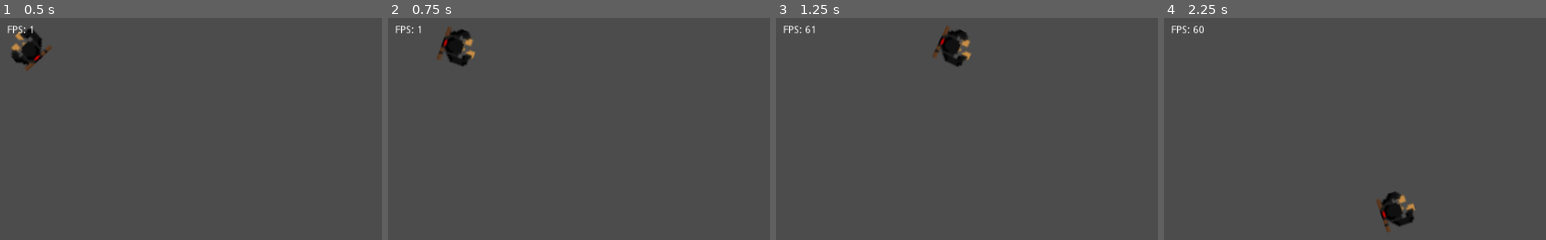
Above: before the commit, frames 1-4 (left to right).
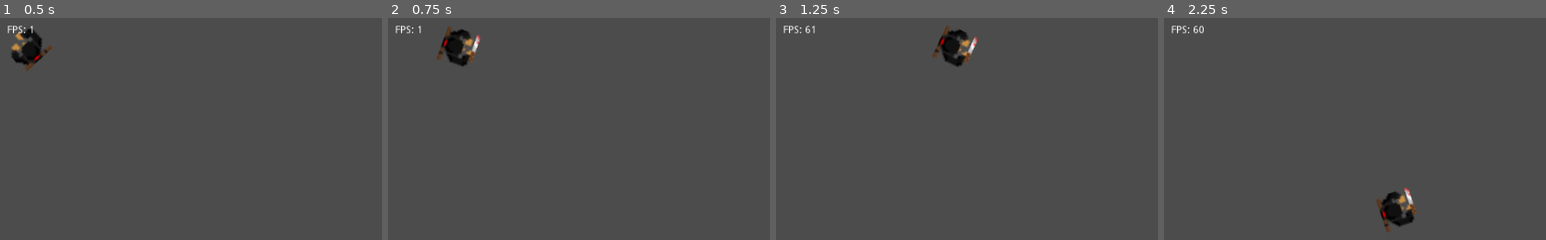
Above: after the commit, the same moments.

Repository: RohitAmbati1/Ninja-Game
Game: Godot game, scene res://Main.tscn
The game is run twice, just before and just after one commit, with the same random seed, the same clock (stepped at 60 frames per second) and the same inputs.
Inputs (mouse positions are in pixels of both pictures, inside the frame that each line leads up to):
- Up to frame 1 (0.5 s): no input
- Up to frame 2 (0.75 s): tap Enter at 0.5 s; move the mouse to (outside the picture) at 0.52 s; hold D (right) from 0.53 s (still down); click (outside the picture) at 0.6 s
- Up to frame 3 (1.25 s): keep holding D (right)
- Up to frame 4 (2.25 s): move the mouse to (outside the picture) at 1.27 s; release D (right) at 1.28 s; hold S (down) 1.28-2.03 s; click (outside the picture) at 1.35 s; move the mouse to (outside the picture) at 2.02 s; hold D (right) from 2.03 s (still down); click (outside the picture) at 2.1 s

Frame 1 is identical in both runs. In frame 2, 0.1% of the frame differs, in the area x 21-25%, y 7-20%; in frame 3, 0.1%; in frame 4, 0.1%.

Commit message:
added sword and gave it visibility controls

Diff:
--- /dev/null
+++ b/Knife.gd
@@ -0,0 +1,16 @@
+extends Area2D
+
+
+# Declare member variables here. Examples:
+# var a = 2
+# var b = "text"
+
+
+
+# Called when the node enters the scene tree for the first time.
+func _ready():
+	self.visible = false
+
+# Called every frame. 'delta' is the elapsed time since the previous frame.
+#func _process(delta):
+#	pass
--- a/Main.tscn
+++ b/Main.tscn
@@ -1,28 +1,11 @@
-[gd_scene load_steps=5 format=2]
+[gd_scene load_steps=3 format=2]
 
-[ext_resource path="res://Ninja Game Sprites.png" type="Texture" id=1]
-[ext_resource path="res://Player.gd" type="Script" id=2]
+[ext_resource path="res://Player.tscn" type="PackedScene" id=1]
 [ext_resource path="res://Fixed_UI.gd" type="Script" id=3]
-
-[sub_resource type="CapsuleShape2D" id=1]
-radius = 8.5
-height = 0.5
 
 [node name="Main" type="Node2D"]
 
-[node name="Player" type="KinematicBody2D" parent="."]
-position = Vector2( 38, 41 )
-scale = Vector2( 3, 3 )
-script = ExtResource( 2 )
-
-[node name="Sprite" type="Sprite" parent="Player"]
-rotation = 1.5708
-texture = ExtResource( 1 )
-region_enabled = true
-region_rect = Rect2( 40, 8, 17, 16 )
-
-[node name="Hitbox" type="CollisionShape2D" parent="Player"]
-shape = SubResource( 1 )
+[node name="Player" parent="." instance=ExtResource( 1 )]
 
 [node name="Fixed UI" type="CanvasLayer" parent="."]
 script = ExtResource( 3 )
--- a/Player.gd
+++ b/Player.gd
@@ -5,6 +5,7 @@
 # var a = 2
 # var b = "text"
 export (int) var speed = 300
+onready var knife = $Knife
 
 # Called when the node enters the scene tree for the first time.
 func _ready():
@@ -31,3 +32,6 @@
 	self.move_and_slide(movement)
 
 	self.look_at(get_global_mouse_position())
+
+	if Input.is_action_just_pressed("attack"):
+		self.knife.visible = not self.knife.visible
--- /dev/null
+++ b/Player.tscn
@@ -0,0 +1,40 @@
+[gd_scene load_steps=6 format=2]
+
+[ext_resource path="res://Ninja Game Sprites.png" type="Texture" id=1]
+[ext_resource path="res://Player.gd" type="Script" id=2]
+[ext_resource path="res://Knife.gd" type="Script" id=3]
+
+[sub_resource type="CapsuleShape2D" id=1]
+radius = 8.5
+height = 0.5
+
+[sub_resource type="RectangleShape2D" id=2]
+extents = Vector2( 6.66667, 1 )
+
+[node name="Player" type="KinematicBody2D"]
+position = Vector2( 38, 41 )
+scale = Vector2( 3, 3 )
+script = ExtResource( 2 )
+
+[node name="Sprite" type="Sprite" parent="."]
+rotation = 1.5708
+texture = ExtResource( 1 )
+region_enabled = true
+region_rect = Rect2( 40, 8, 17, 16 )
+
+[node name="Hitbox" type="CollisionShape2D" parent="."]
+shape = SubResource( 1 )
+
+[node name="Knife" type="Area2D" parent="."]
+visible = false
+position = Vector2( 7, -2 )
+rotation = 1.5708
+script = ExtResource( 3 )
+
+[node name="Sprite" type="Sprite" parent="Knife"]
+texture = ExtResource( 1 )
+region_enabled = true
+region_rect = Rect2( 8, 8, 13, 2 )
+
+[node name="CollisionShape2D" type="CollisionShape2D" parent="Knife"]
+shape = SubResource( 2 )
--- a/project.godot
+++ b/project.godot
@@ -36,6 +36,11 @@
 "events": [ Object(InputEventKey,"resource_local_to_scene":false,"resource_name":"","device":0,"alt":false,"shift":false,"control":false,"meta":false,"command":false,"pressed":false,"scancode":0,"physical_scancode":68,"unicode":0,"echo":false,"script":null)
  ]
 }
+attack={
+"deadzone": 0.5,
+"events": [ Object(InputEventMouseButton,"resource_local_to_scene":false,"resource_name":"","device":0,"alt":false,"shift":false,"control":false,"meta":false,"command":false,"button_mask":0,"position":Vector2( 0, 0 ),"global_position":Vector2( 0, 0 ),"factor":1.0,"button_index":1,"pressed":false,"doubleclick":false,"script":null)
+ ]
+}
 
 [physics]
 
